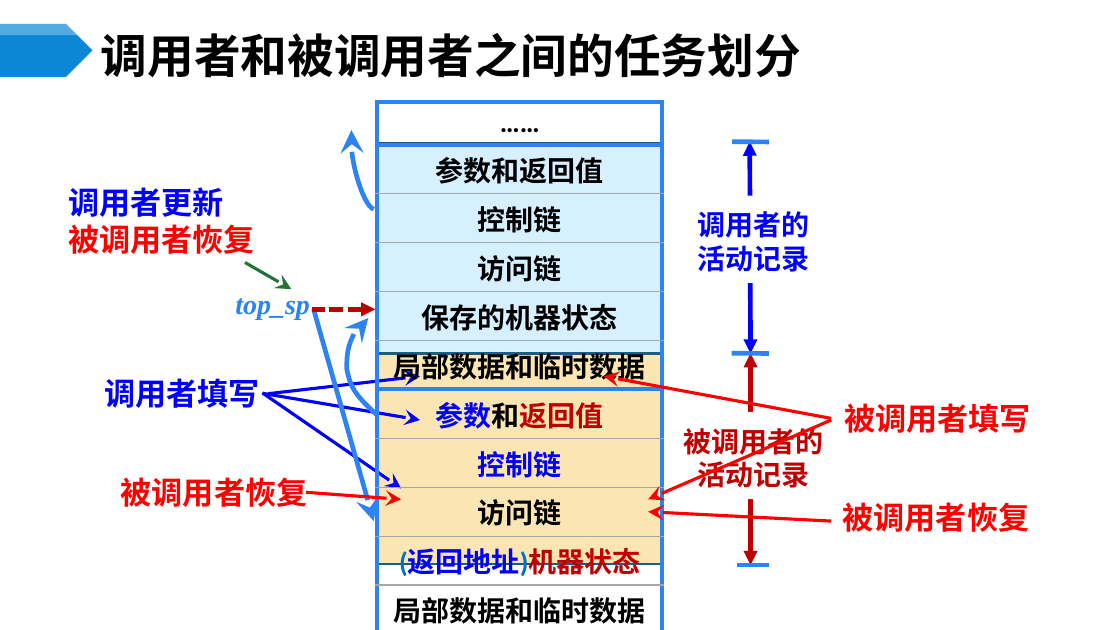
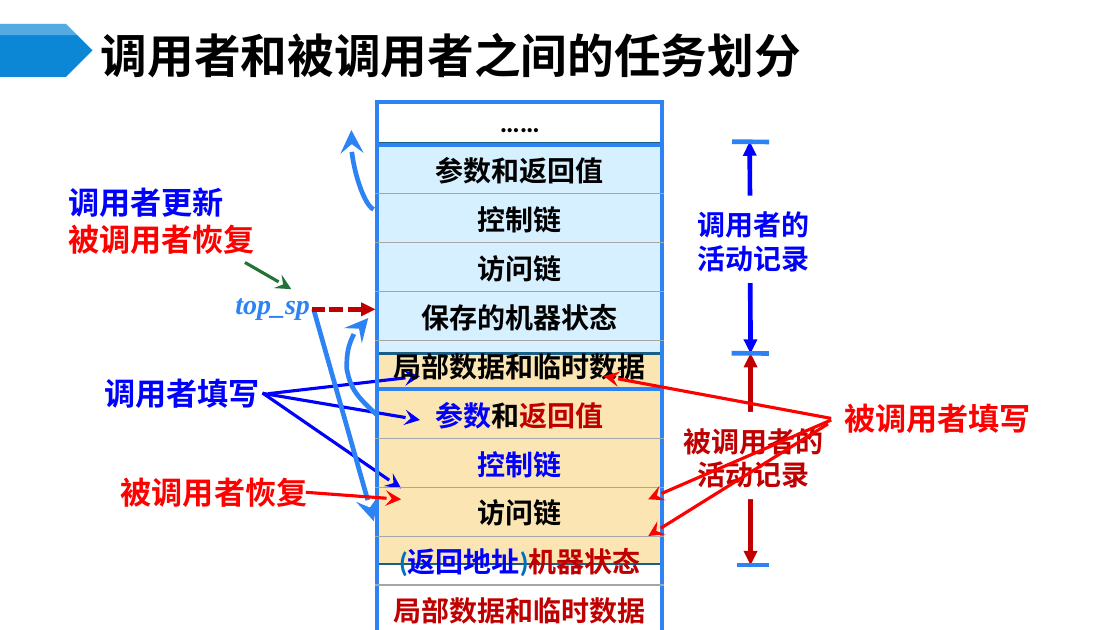
Before and after one commit to ponder-j/HIT-Compilers-Notes, a slide deck: slide 32 of ppts/第7章 运行存储分配.pptx (slide 31 before the commit). Drawn at 1120x630 pixels with LibreOffice and Linux fonts; fonts in the diff are those of the drawing. Boxes give left, top, right and bottom in pixels: in the first picture for what was removed or moved away, otherwise in the second. Text is boxed around its words. In the diff, an @@ line names an element or a change of style, - is before the commit and + after.

```diff
--- a/ppts/第7章 运行存储分配.pptx
+++ b/ppts/第7章 运行存储分配.pptx
@@ table at (377, 102, 662, 628) @@
@@ text colour #000000 to #C00000 in "局部数据和临时数据" @@
@@ arrow moved from (831, 521) - (648, 512) to (828, 423) - (648, 536) @@
@@ text removed at (842, 502, 1029, 532) @@
-被调用者恢复
```
Also in this commit, not shown: 10 other slides changed, 2 slides added, 4 slides removed, 5 other files.
